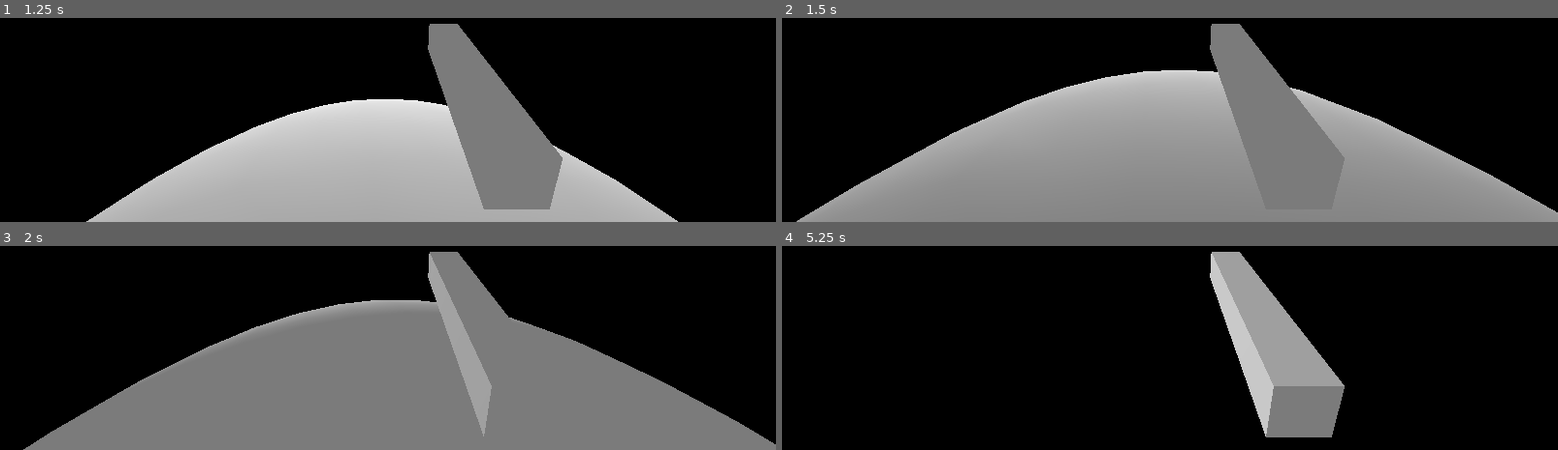
Above: before the commit, frames 1-4 (two rows, left to right).
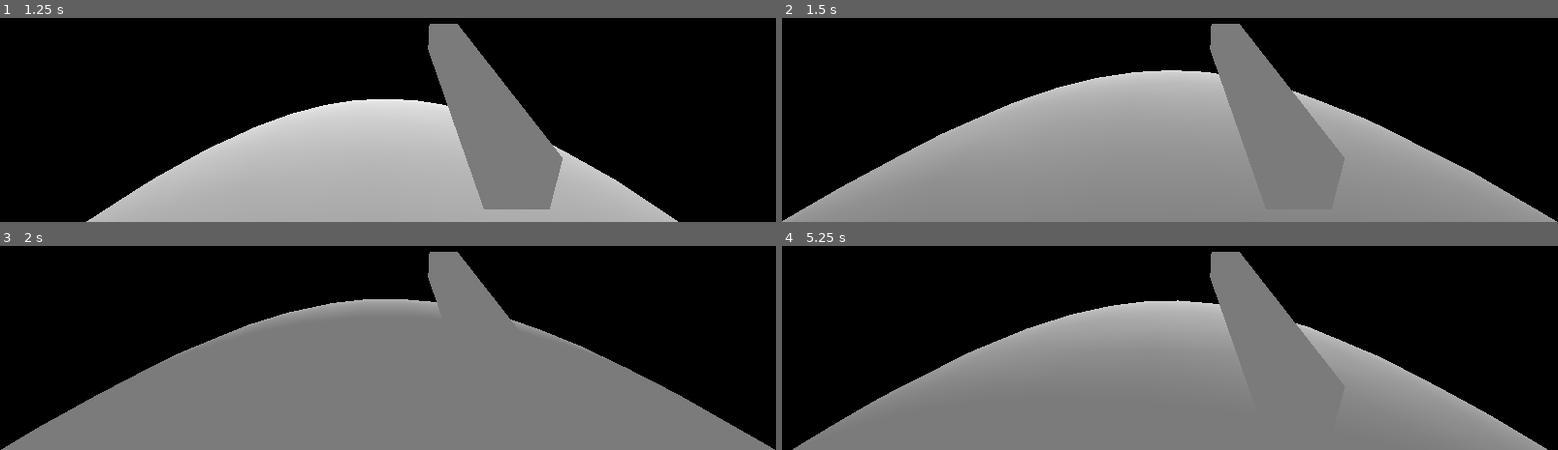
Above: after the commit, the same moments.

Repository: BliznyukNM/space-game
Game: Godot game, scene res://test/PlanetWalk.tscn
Two runs of this game, one before a commit and one after it. Both use one fixed random seed, a clock stepped at 60 frames per second and the inputs below. The project has no main scene, so this scene is started directly.
Inputs (mouse positions are in pixels of both pictures, inside the frame that each line leads up to):
- Up to frame 1 (1.25 s): move the mouse to (outside the picture) at 0.52 s; hold D (character_right) from 0.53 s (still down)
- Up to frame 2 (1.5 s): move the mouse to (1014, 18) at 1.27 s; release D (character_right) at 1.28 s; hold S (character_backward) from 1.28 s (still down)
- Up to frame 3 (2 s): keep holding S (character_backward)
- Up to frame 4 (5.25 s): move the mouse to (outside the picture) at 2.02 s; release S (character_backward) at 2.03 s; hold D (character_right) 2.03-2.78 s; move the mouse to (1131, 313) at 2.77 s; hold W (character_forward) 2.78-3.53 s; move the mouse to (1402, 290) at 3.52 s; hold A (character_left) 3.53-5.03 s; move the mouse to (outside the picture) at 4.27 s; move the mouse to (outside the picture) at 5.02 s; hold S (character_backward) from 5.03 s (still down)

Frame 1 is identical in both runs. In frame 2, 2.0% of the frame differs, in the area x 0-100%, y 25-100%; in frame 3, 4.2%; in frame 4, 44%, in the area x 1-99%, y 2-100%.

Commit message:
cool planet walking

Diff:
--- a/space-game-client/src/Character.gd
+++ b/space-game-client/src/Character.gd
@@ -22,8 +22,12 @@
 	var input: = _get_input()
 	input = Quat(rotation) * input
 
-	_velocity += _gravity * delta
-	_velocity = move_and_slide(_velocity, _gravity_up, true)
+	if not is_on_floor():
+		_velocity += _gravity * delta
+		_velocity = move_and_slide(_velocity, _gravity_up, true)
+	else:
+		_velocity = Vector3.ZERO
+
 	translation += _planet.velocity * delta
 	translation += input * speed * delta
 
--- a/space-game-client/test/PlanetWalk.tscn
+++ b/space-game-client/test/PlanetWalk.tscn
@@ -17,6 +17,6 @@
 [node name="Planet" parent="." instance=ExtResource( 1 )]
 transform = Transform( 10, 0, 0, 0, 10, 0, 0, 0, 10, 0, 0, 0 )
 mass = 1000.0
-velocity = Vector3( 10, 10, 0 )
+velocity = Vector3( 10, 10, 10 )
 
 [node name="DirectionalLight" type="DirectionalLight" parent="."]
